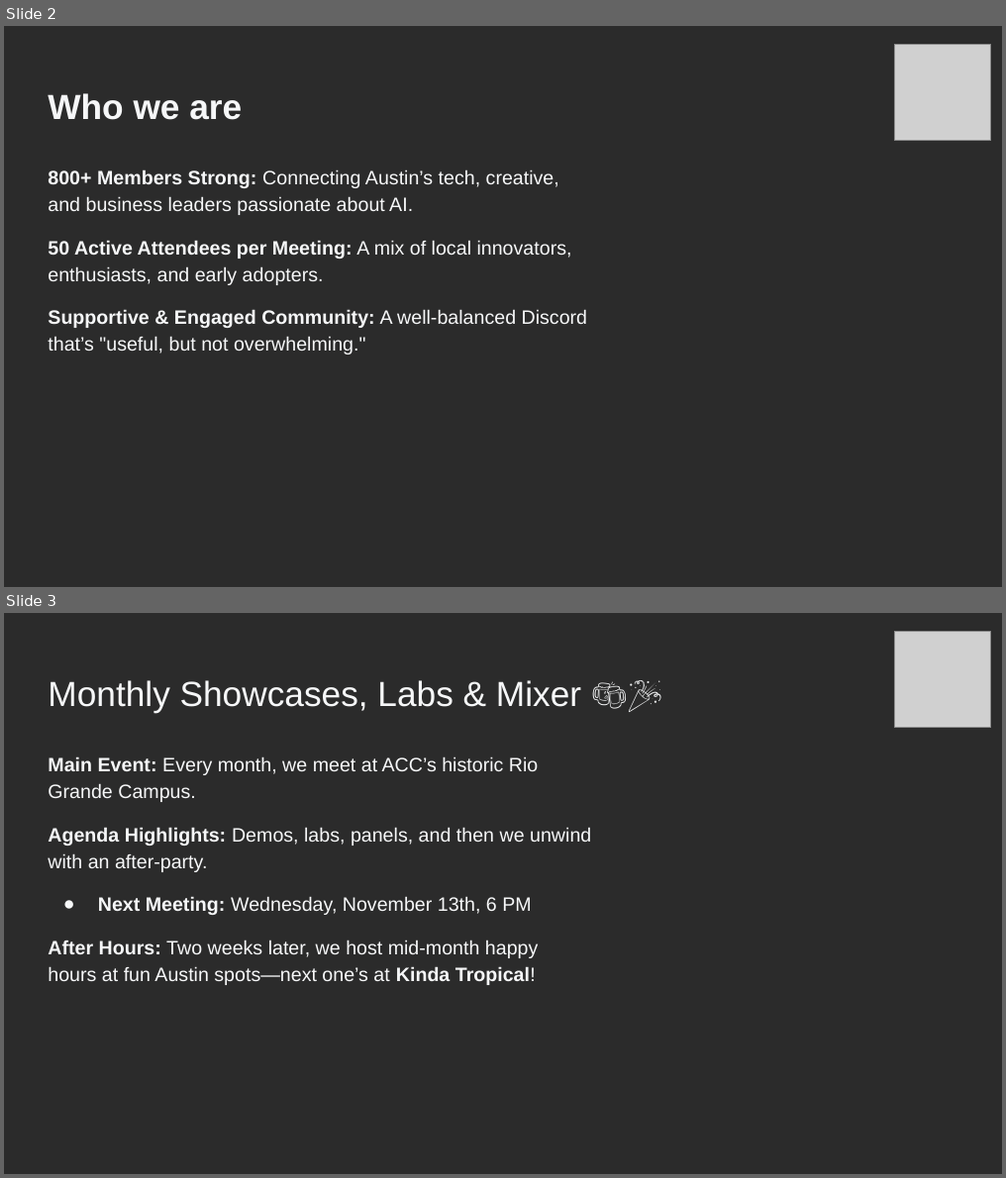
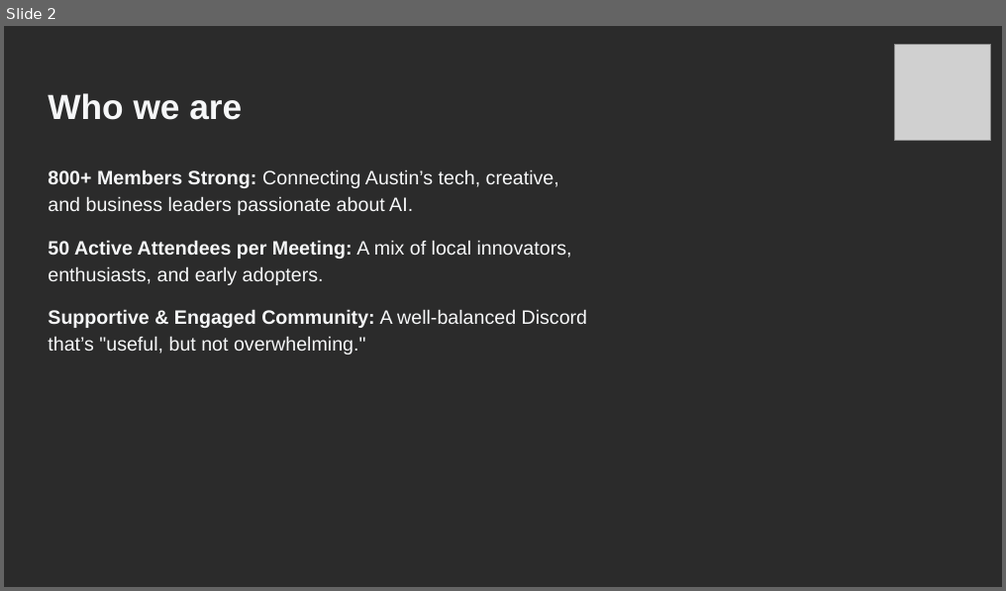
Before and after one commit to aimug-org/austin_langchain, a slide deck: resources/presentations/2024-11-7-MLOPS World - Austin LangChain Deck.pptx. Shown one above the other, each under a label of ours: slides 2 and 3 before the commit, slide 2 after it. The pictures are 1006x1178 and 1006x591 pixels, drawn with LibreOffice and Linux fonts; fonts in the diff are those of the drawing; grey boxes stand for pictures; background and template pictures are left out; a plain dark background stands for a picture behind light text. Boxes give left, top, right and bottom in pixels: in the first picture for what was removed or moved away, otherwise in the second. Text is boxed around its words. In the diff, an @@ line names an element or a change of style, - is before the commit and + after.

```diff
--- a/resources/presentations/2024-11-7-MLOPS World - Austin LangChain Deck.pptx
+++ b/resources/presentations/2024-11-7-MLOPS World - Austin LangChain Deck.pptx
@@ slide 3 removed at bbox=[4, 613, 1002, 1174], background picture (left out) @@
@@ picture removed at bbox=[894, 632, 990, 729] @@
@@ title removed at bbox=[48, 680, 581, 712] @@
-Monthly Showcases, Labs & Mixer 🍻🎉
@@ text removed at bbox=[48, 757, 591, 985] @@
-Main Event: Every month, we meet at ACC’s historic Rio Grande Campus.
-Agenda Highlights: Demos, labs, panels, and then we unwind with an after-party.
-● Next Meeting: Wednesday, November 13th, 6 PM
-After Hours: Two weeks later, we host mid-month happy hours at fun Austin spots—next one’s at Kinda Tropical!
```
Also in this commit, not shown: 2 slides changed, 1 slide added, 1 other slide removed, 3 other files.
